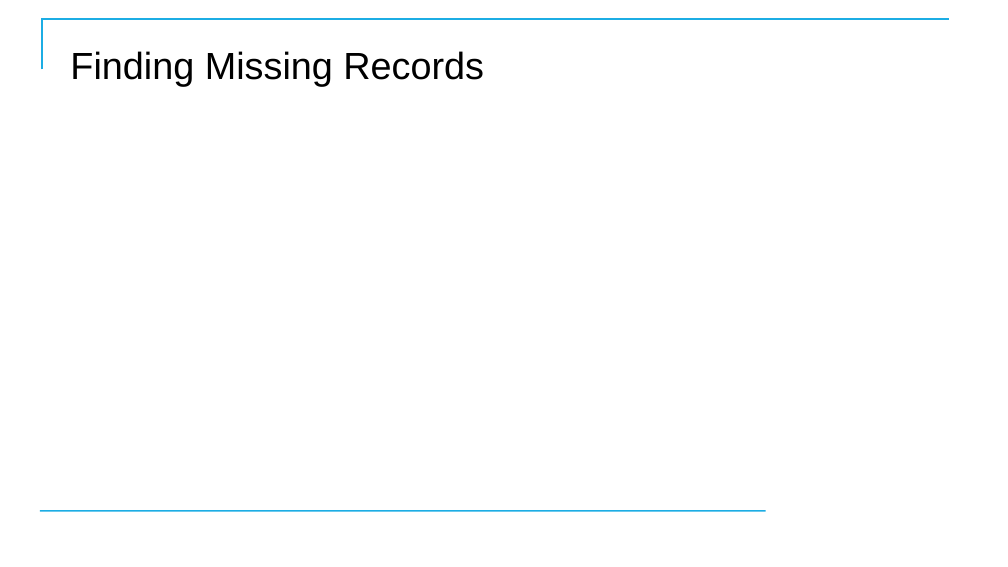
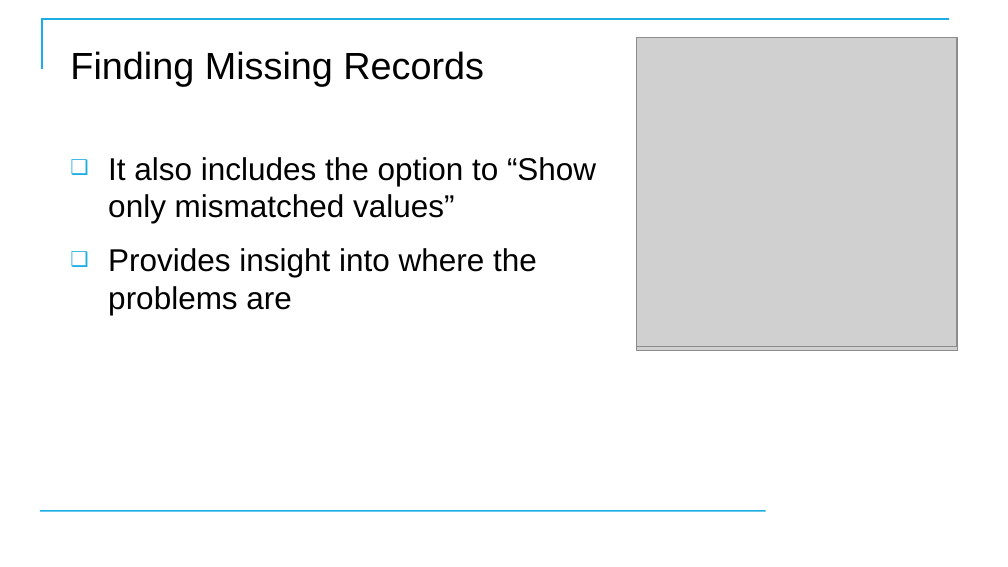
Before and after one commit to CostelloTechnicalConsulting/XTBP10---Tableau-Prep-Introduction, a slide deck: slide 63 of ppt/TableauPrepBuilderIntroV1_1.pptx (slide 62 before the commit). Drawn at 1008x567 pixels with LibreOffice and Linux fonts; fonts in the diff are those of the drawing; grey boxes stand for pictures; background and template pictures are left out. Boxes give left, top, right and bottom in pixels: in the first picture for what was removed or moved away, otherwise in the second. Text is boxed around its words. In the diff, an @@ line names an element or a change of style, - is before the commit and + after.

```diff
--- a/ppt/TableauPrepBuilderIntroV1_1.pptx
+++ b/ppt/TableauPrepBuilderIntroV1_1.pptx
@@ picture added at box(637, 38, 958, 351) @@
@@ picture added at box(637, 38, 957, 346) @@
@@ text added at box(108, 157, 596, 315), 30 pt, text #000000 @@
+❑ It also includes the option to “Show only mismatched values”
+❑ Provides insight into where the problems are
```
Also in this commit, not shown: 3 other slides changed, 7 slides added, 5 slides removed, 8 other files.
